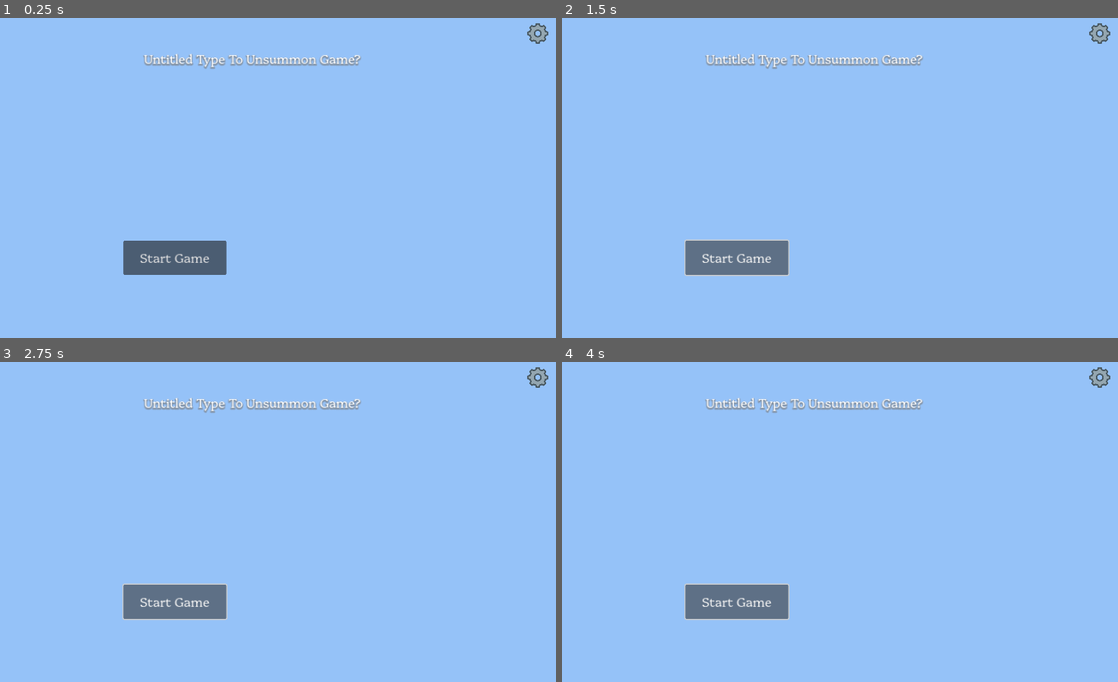
Above: before the commit, frames 1-4 (two rows, left to right).
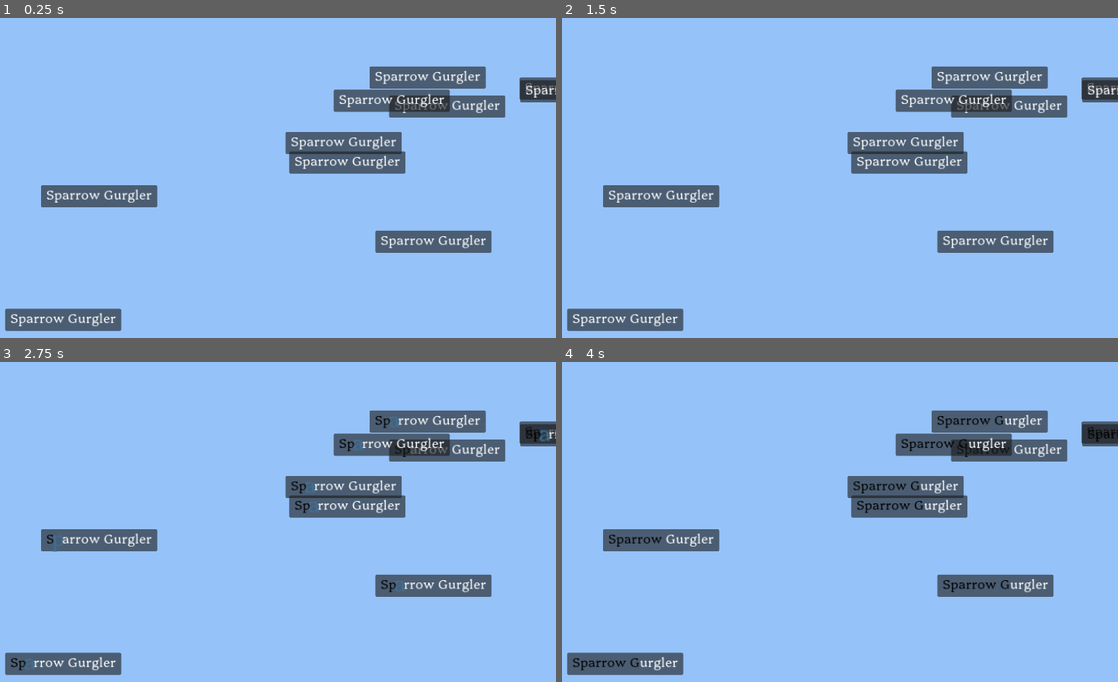
Above: after the commit, the same moments.

Repository: jonas2602/TheSchmenJam2024_04
Game: Godot game, scene res://Scenes/ingame_ui.tscn
Same seed, same stepped clock (60 frames per second), same inputs: the game is played once before the commit and once after it. Before the commit the project starts from res://UI/MainMenuScene.tscn.
Inputs (mouse positions are in pixels of both pictures, inside the frame that each line leads up to):
- Up to frame 1 (0.25 s): no input
- Up to frame 2 (1.5 s): click (1101, 34) at 0.52 s; click (734, 258) at 1.25 s, where only the run before the commit has a clickable "Start Game"
- Up to frame 3 (2.75 s): click (172, 602) at 2 s, where only the run before the commit has a clickable "Start Game"
- Up to frame 4 (4 s): click (734, 602) at 2.75 s, where only the run before the commit has a clickable "Start Game"

The runs differ from the first frame. In frame 1, 15% of the frame differs, in the area x 0-100%, y 1-98%; in frame 2, 15%; in frame 3, 15%; in frame 4, 15%.

Commit message:
Added basic word text fields for enemies, added scenes.

Diff:
--- /dev/null
+++ b/Scenes/enemy_text_box_area.tscn
@@ -0,0 +1,19 @@
+[gd_scene load_steps=2 format=3 uid="uid://cma2jha7m3sjm"]
+
+[ext_resource type="Script" path="res://Scripts/enemy_text_box_area.gd" id="1_0lakw"]
+
+[node name="EnemyTextBoxArea" type="Control"]
+layout_mode = 3
+anchors_preset = 15
+anchor_right = 1.0
+anchor_bottom = 1.0
+offset_left = 222.0
+offset_top = 103.0
+grow_horizontal = 2
+grow_vertical = 2
+script = ExtResource("1_0lakw")
+
+[node name="BackgroundPanel" type="Panel" parent="."]
+layout_mode = 0
+offset_right = 174.0
+offset_bottom = 42.0
--- /dev/null
+++ b/Scenes/ingame_ui.tscn
@@ -0,0 +1,12 @@
+[gd_scene load_steps=2 format=3 uid="uid://cu536ymb4dtul"]
+
+[ext_resource type="Script" path="res://Scripts/ingame_ui.gd" id="1_b65dg"]
+
+[node name="IngameUIRoot" type="Control"]
+layout_mode = 3
+anchors_preset = 15
+anchor_right = 1.0
+anchor_bottom = 1.0
+grow_horizontal = 2
+grow_vertical = 2
+script = ExtResource("1_b65dg")
--- a/UI/MainMenuScene.tscn
+++ b/Scenes/main_menu_ui.tscn
@@ -1,7 +1,6 @@
-[gd_scene load_steps=4 format=3 uid="uid://bf7s8pp3yf6f3"]
+[gd_scene load_steps=3 format=3 uid="uid://ci45evnbqlvwj"]
 
-[ext_resource type="Theme" uid="uid://bwnxr6rm3otb3" path="res://UI/Themes/base_theme.tres" id="1_q5ret"]
-[ext_resource type="Texture2D" uid="uid://d3fyllhdg11x4" path="res://UI/Icons/options.png" id="2_4mblf"]
+[ext_resource type="Theme" uid="uid://bwnxr6rm3otb3" path="res://UI/Themes/base_theme.tres" id="1_xrdyo"]
 
 [sub_resource type="SystemFont" id="SystemFont_txyp8"]
 
@@ -42,18 +41,3 @@
 offset_right = 528.0
 offset_bottom = 494.0
 text = "Start Game"
-
-[node name="Options Button" type="TextureButton" parent="."]
-layout_mode = 1
-anchors_preset = 1
-anchor_left = 1.0
-anchor_right = 1.0
-offset_left = -57.0
-offset_top = 14.0
-offset_right = -12.0
-offset_bottom = 59.0
-grow_horizontal = 0
-texture_normal = ExtResource("2_4mblf")
-texture_hover = ExtResource("2_4mblf")
-ignore_texture_size = true
-stretch_mode = 0
--- /dev/null
+++ b/Scenes/options_ui.tscn
@@ -0,0 +1,26 @@
+[gd_scene load_steps=2 format=3 uid="uid://dv8f4evxayiow"]
+
+[ext_resource type="Texture2D" uid="uid://d3fyllhdg11x4" path="res://UI/Icons/options.png" id="1_kkle4"]
+
+[node name="OptionsUIRoot" type="Control"]
+layout_mode = 3
+anchors_preset = 15
+anchor_right = 1.0
+anchor_bottom = 1.0
+grow_horizontal = 2
+grow_vertical = 2
+
+[node name="Options Button" type="TextureButton" parent="."]
+layout_mode = 1
+anchors_preset = 1
+anchor_left = 1.0
+anchor_right = 1.0
+offset_left = -57.0
+offset_top = 14.0
+offset_right = -12.0
+offset_bottom = 59.0
+grow_horizontal = 0
+texture_normal = ExtResource("1_kkle4")
+texture_hover = ExtResource("1_kkle4")
+ignore_texture_size = true
+stretch_mode = 0
--- /dev/null
+++ b/Scripts/enemy_text_box_area.gd
@@ -0,0 +1,77 @@
+extends Control
+
+var text
+var progression = 0
+var character_labels = []
+var character_highlight_times = []
+var text_padding_hortizontal = 10.0
+
+var test_randominput_interval = 0.2
+var test_randominput_progress = -2.0
+
+var rng = RandomNumberGenerator.new()
+
+# Called when the node enters the scene tree for the first time.
+func _ready():
+	text = "Sparrow Gurgler"
+
+	var position_x = text_padding_hortizontal
+	for character in text:
+		var label = Label.new()
+
+		label.text = character
+		label.set_size(Vector2(0.0, 0.0))
+		label.force_update_transform()
+		label.update_minimum_size()
+		label.set_size(label.get_minimum_size())
+		label.set_position(Vector2(position_x, label.position.y))
+		label.set_pivot_offset(Vector2(label.get_size().x/2.0, 20.0))
+
+		position_x += label.size.x;
+
+		character_highlight_times.append(0.0)
+		character_labels.append(label)
+		add_child(label)
+
+	var background_panel_node = get_node("BackgroundPanel")
+	background_panel_node.set_size(Vector2(position_x + text_padding_hortizontal, background_panel_node.get_size().y))
+
+
+	pass
+
+func ProgressInput(delta):
+	progression += 1
+
+
+
+	pass
+
+# Called every frame. 'delta' is the elapsed time since the previous frame.
+func _process(delta):
+
+	# Debug test processing
+	test_randominput_progress += delta
+	while test_randominput_progress >= test_randominput_interval:
+		if rng.randf_range(0.0, 100.0 * (1.0 + progression/5)) > 10.0:
+			ProgressInput(delta)
+
+		test_randominput_progress -= test_randominput_interval
+	pass
+
+	# Animate characters
+	for index in range(progression):
+		if index >= character_labels.size():
+			break
+
+		character_highlight_times[index] += delta
+		var highlight_time = character_highlight_times[index]
+		var label = character_labels[index]
+
+		var animationFactor = highlight_time*5.0
+
+		var color = Color(1.0-animationFactor, 1.0-animationFactor * animationFactor, 1.0-animationFactor * animationFactor * animationFactor)
+		label.add_theme_color_override("font_color", color)
+
+		var scale = 1.0 + sin(clamp(animationFactor, 0.0, 1.0) * PI)
+		label.scale.x = scale
+		label.scale.y = scale
--- /dev/null
+++ b/Scripts/ingame_ui.gd
@@ -0,0 +1,31 @@
+extends Control
+
+var enemy_text_box_scene = load("res://Scenes/enemy_text_box_area.tscn")
+
+var rng = RandomNumberGenerator.new()
+
+var test_spawn_padding = 50.0
+
+var enemy_text_boxes = []
+
+# Called when the node enters the scene tree for the first time.
+func _ready():
+
+	# test spawning of text box areas
+	for index in range(10):
+		var position_x = rng.randf_range(0.0 + test_spawn_padding, get_size().x - test_spawn_padding)
+		var position_y = rng.randf_range(0.0 + test_spawn_padding, get_size().y - test_spawn_padding)
+
+		var enemy_text_box = enemy_text_box_scene.instantiate()
+		enemy_text_box.set_position(Vector2(position_x, position_y))
+
+		enemy_text_boxes.append(enemy_text_box)
+		add_child(enemy_text_box)
+
+
+	pass # Replace with function body.
+
+
+# Called every frame. 'delta' is the elapsed time since the previous frame.
+func _process(delta):
+	pass
--- a/project.godot
+++ b/project.godot
@@ -11,7 +11,7 @@
 [application]
 
 config/name="TheSchmenJam2024_04"
-run/main_scene="res://UI/MainMenuScene.tscn"
+run/main_scene="res://Scenes/ingame_ui.tscn"
 config/features=PackedStringArray("4.2", "Forward Plus")
 config/icon="res://icon.svg"
 
Not shown, added: Data/Monsters/ReplaceMe_FlyingMonster/frame0000.png.import
Not shown, added: Data/Monsters/ReplaceMe_FlyingMonster/frame0001.png.import
Not shown, added: Data/Monsters/ReplaceMe_Monster/frame0000.png.import
Not shown, added: Data/Monsters/ReplaceMe_Monster/frame0001.png.import
Not shown: 1 places in Scenes/main_menu_ui.tscn that only renumber resources
